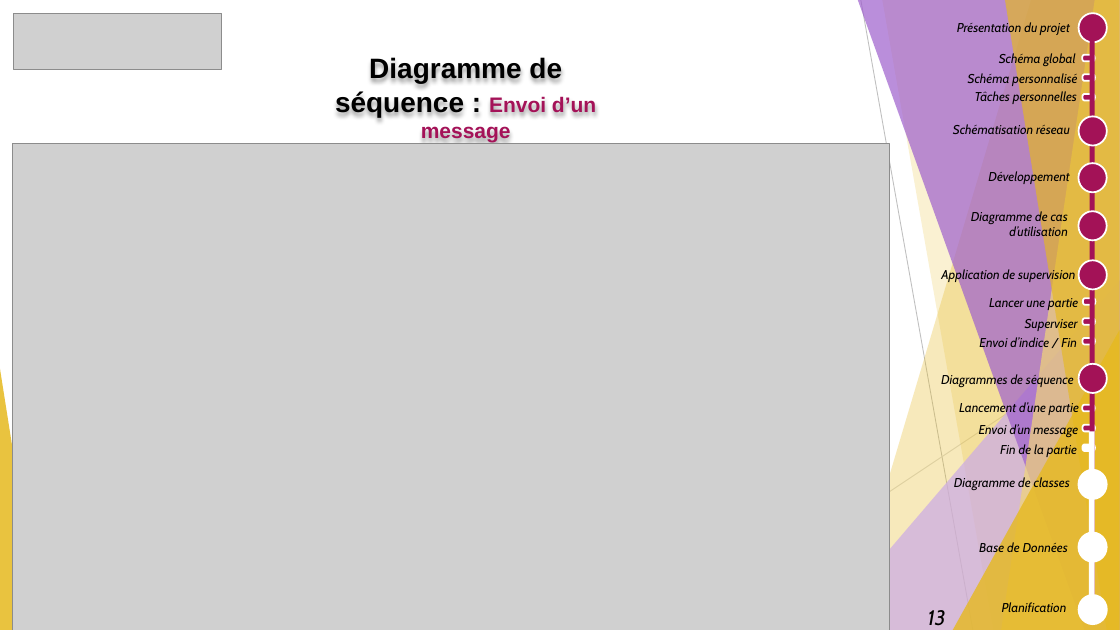
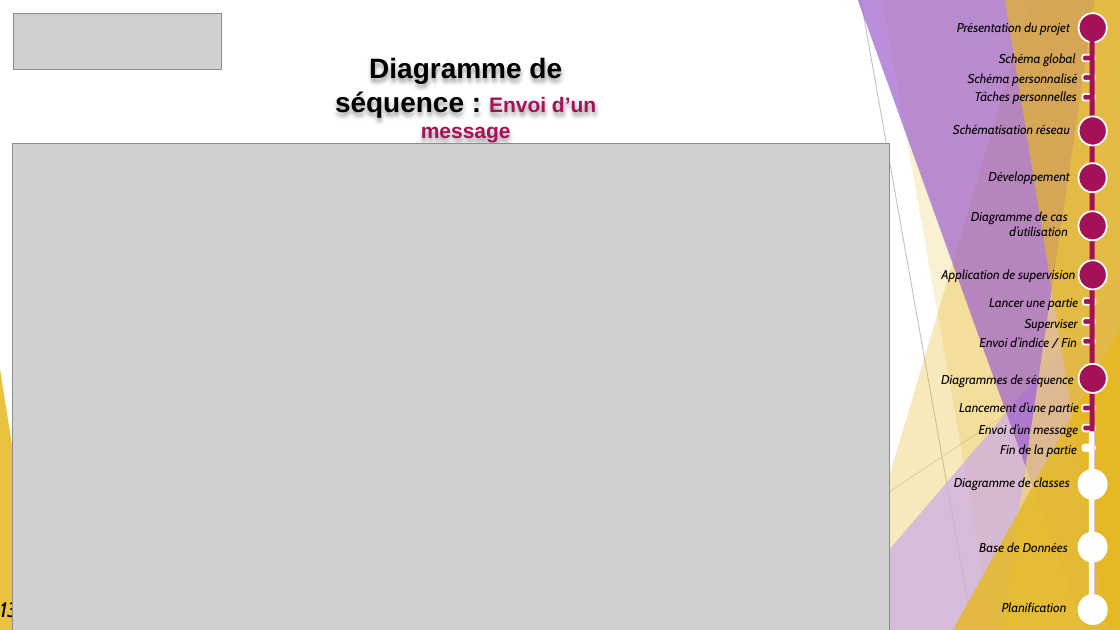
Before and after one commit to GuiguiMvn/Systeme-Escape-Game-Telethon, a slide deck: slide 13 of Nathan/Compte-rendus/REVUE-R2-GUIGAND-SFL6.pptx. Drawn at 1120x630 pixels with LibreOffice and Linux fonts; fonts in the diff are those of the drawing; grey boxes stand for pictures. Boxes give left, top, right and bottom in pixels: in the first picture for what was removed or moved away, otherwise in the second. Text is boxed around its words. In the diff, an @@ line names an element or a change of style, - is before the commit and + after.

```diff
--- a/Nathan/Compte-rendus/REVUE-R2-GUIGAND-SFL6.pptx
+++ b/Nathan/Compte-rendus/REVUE-R2-GUIGAND-SFL6.pptx
@@ text "13" rewrapped from [928,610,946,626] to [0,599,18,623] @@
```
Also in this commit, not shown: 17 other slides changed, 1 slide added, 2 other files.
